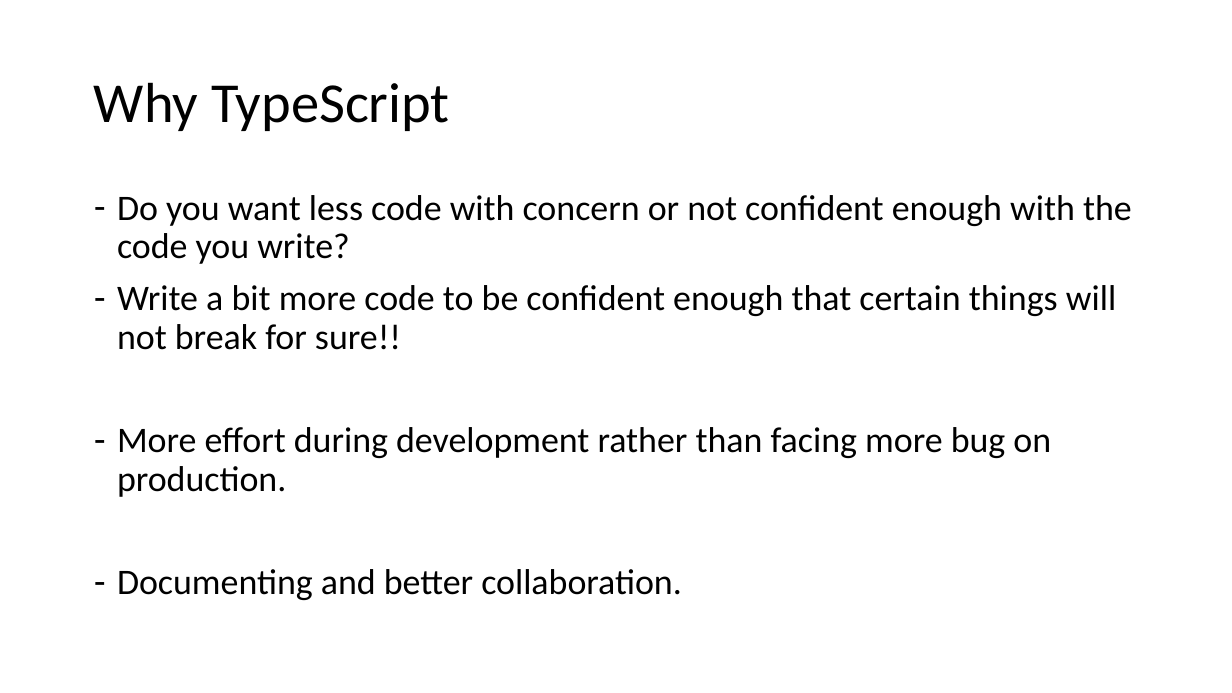
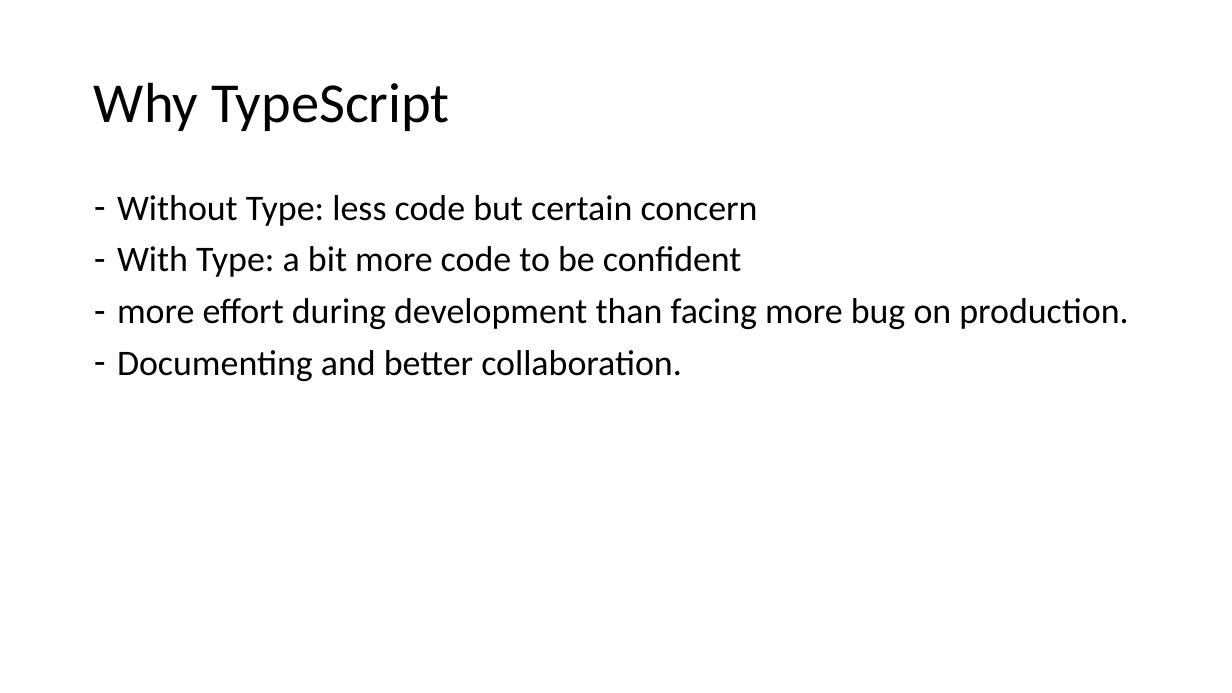
Before and after one commit to MehediKinesso50200/advance-typescript, a slide deck: slide 2 of advance-typescript.pptx (slide 3 before the commit). Drawn at 1232x693 pixels with LibreOffice and Linux fonts; fonts in the diff are those of the drawing. Boxes give left, top, right and bottom in pixels: in the first picture for what was removed or moved away, otherwise in the second. Text is boxed around its words. In the diff, an @@ line names an element or a change of style, - is before the commit and + after.

Commit message:
update pptx

```diff
--- a/advance-typescript.pptx
+++ b/advance-typescript.pptx
@@ text at [117,195,1128,329]: text changed @@
-– Do you want less code with concern or not confident enough with the code you write?
-– Write a bit more code to be confident enough that certain things will not break for sure!!
-– More effort during development rather than facing more bug on production.
+– Without Type: less code but certain concern
+– With Type: a bit more code to be confident
+– more effort during development than facing more bug on production.
```
Also in this commit, not shown: 2 other slides changed, 1 slide added, 1 other file.
